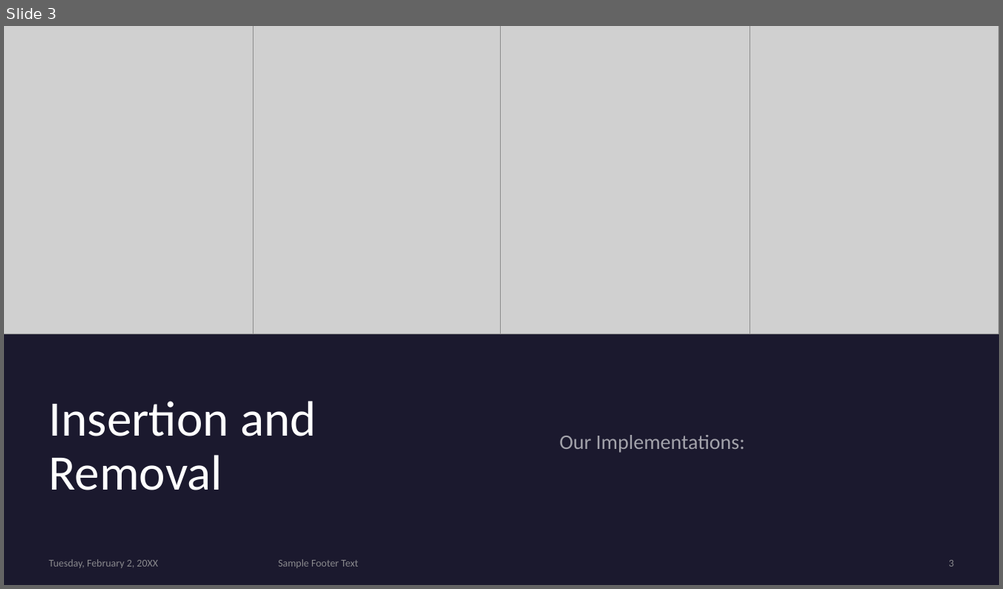
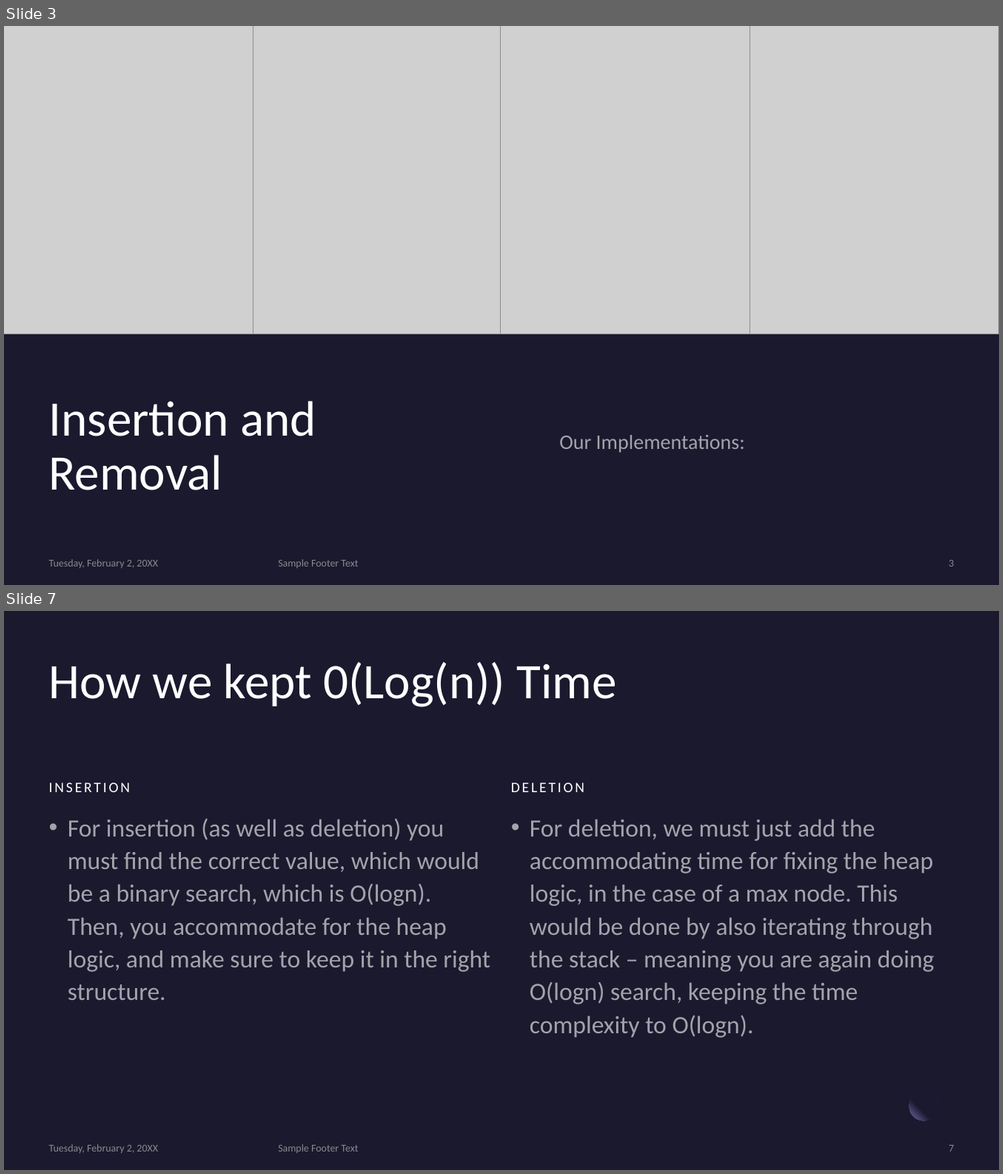
Before and after one commit to NoamBenS/Class-Projects, a slide deck: Heap-Presentation/Heap API and Logic.pptx. Shown one above the other, each under a label of ours: slide 3 before the commit, slides 3 and 7 after it; the slides between them are not shown. The pictures are 1003x589 and 1003x1174 pixels, drawn with LibreOffice and Linux fonts; fonts in the diff are those of the drawing; grey boxes stand for pictures. Boxes give left, top, right and bottom in pixels: in the first picture for what was removed or moved away, otherwise in the second. Text is boxed around its words. In the diff, an @@ line names an element or a change of style, - is before the commit and + after.

```diff
--- a/Heap-Presentation/Heap API and Logic.pptx
+++ b/Heap-Presentation/Heap API and Logic.pptx
@@ slide 7 added at [4,611,999,1170], background #1B192E @@
@@ title added at [49,662,616,707], 48 pt, text #FFFFFF @@
+How we kept 0(Log(n)) Time
@@ text added at [49,783,130,792], 14 pt, text #FFFFFF @@
+INSERTION
@@ text added at [511,783,584,792], 14 pt, text #FFFFFF @@
+DELETION
@@ text added at [68,818,490,1000], 24 pt, text #FFFFFF at 60% opacity @@
+• For insertion (as well as deletion) you must find the correct value, which would be a binary search, which is O(logn). Then, you accommodate for the heap logic, and make sure to keep it in the right structure.
@@ text added at [529,819,934,1038], 24 pt, text #FFFFFF at 60% opacity @@
+• For deletion, we must just add the accommodating time for fixing the heap logic, in the case of a max node. This would be done by also iterating through the stack – meaning you are again doing O(logn) search, keeping the time complexity to O(logn).
@@ ellipse added at [909,1092,938,1122], fill gradient #1B192E to #7771B2 @@
@@ rectangle added at [938,1086,969,1116], fill #1B192E at 80% opacity @@
@@ text added at [49,1145,158,1153], 10 pt, text #A6A6A6 at 80% opacity @@
+Tuesday, February 2, 20XX
@@ text added at [278,1145,358,1153], 10 pt, text #A6A6A6 at 80% opacity @@
+Sample Footer Text
@@ page number added at [948,1145,953,1152], 10 pt, text #A6A6A6 at 80% opacity @@
+7
```
Also in this commit, not shown: 2 slides changed, 1 other slide added, 8 slides removed.
